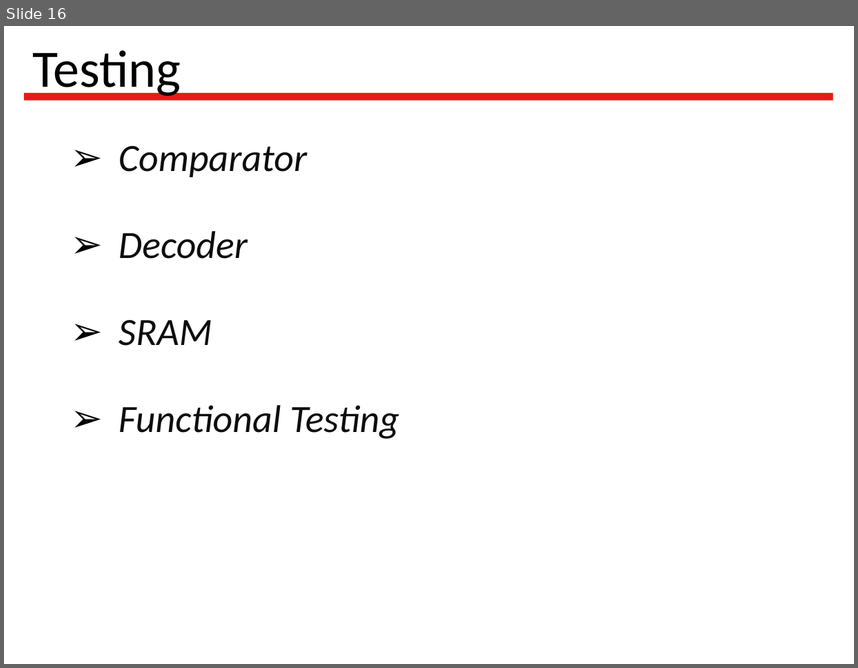
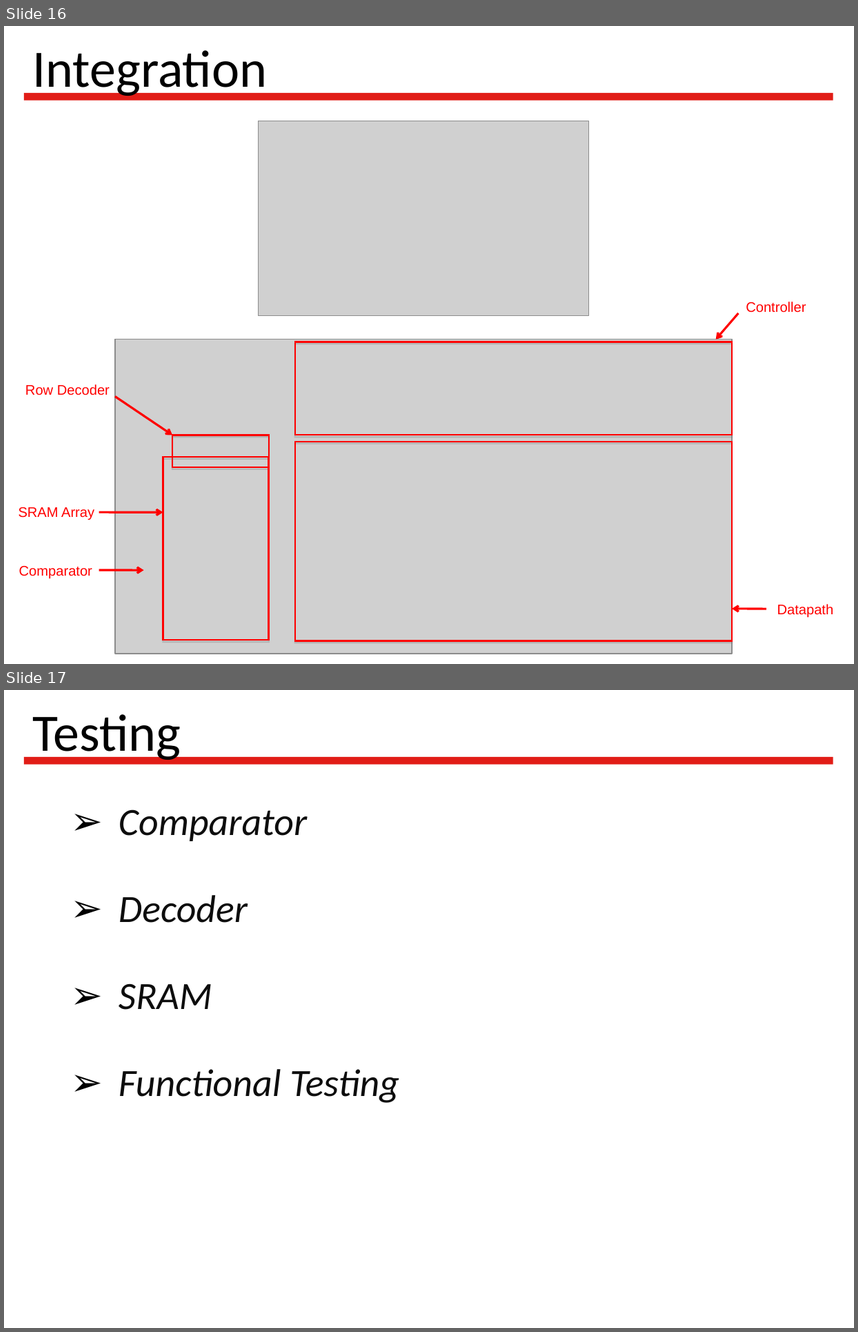
Before and after one commit to Latootoo/ECSE_548, a slide deck: Reports/presentation/Vlsi_project_presentation.ppt. Shown one above the other, each under a label of ours: slide 16 before the commit, slides 16 and 17 after it. The pictures are 858x668 and 858x1332 pixels, drawn with LibreOffice and Linux fonts; fonts in the diff are those of the drawing; grey boxes stand for pictures; background and template pictures are left out. Boxes give left, top, right and bottom in pixels: in the first picture for what was removed or moved away, otherwise in the second. Text is boxed around its words. In the diff, an @@ line names an element or a change of style, - is before the commit and + after.

```diff
--- a/Reports/presentation/Vlsi_project_presentation.ppt
+++ b/Reports/presentation/Vlsi_project_presentation.ppt
@@ slide 16 added at (x1=4, y1=26, x2=854, y2=664), background #FFFFFF; not listed: 1 template element that a slide beside it also shows @@
@@ title added at (x1=33, y1=50, x2=268, y2=99), 49 pt, text #000000 @@
+Integration
@@ picture added at (x1=259, y1=121, x2=590, y2=315) @@
@@ picture added at (x1=115, y1=339, x2=732, y2=653) @@
@@ group added at (x1=18, y1=301, x2=834, y2=640): 5 arrows, 5 texts, 4 rectangles @@
+Controller
+Datapath
+Comparator
+SRAM Array
+Row Decoder
@@ what was slide 16 is now slide 17 @@
```
Also in this commit, not shown: 5 slides changed, 1 other slide added, 1 slide removed.
